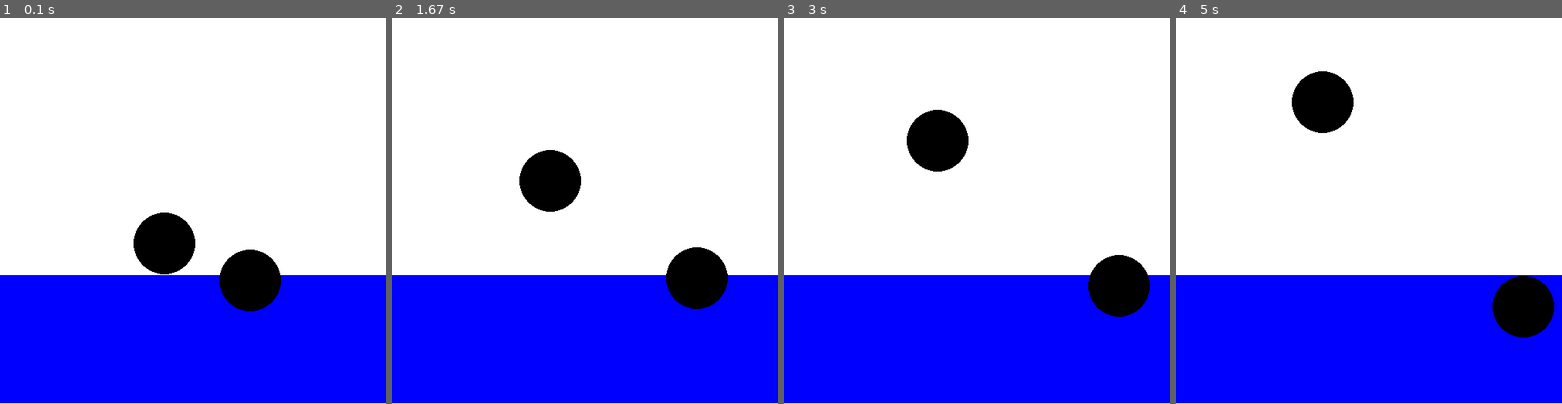
Above: before the commit, frames 1-4 (left to right).
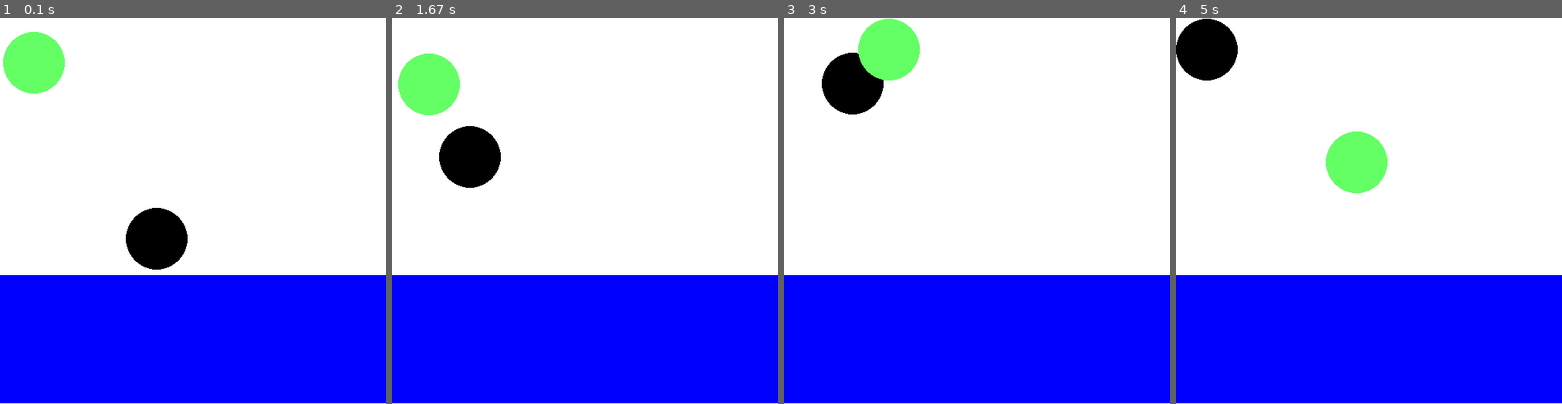
Above: after the commit, the same moments.

Repository: MatthewGoree/CEA_PhysicsBox
Game: pygame game, started from box.py
The game is run twice, just before and just after one commit, with the same random seed, the same clock (stepped at 60 frames per second) and the same inputs.
Inputs (mouse positions are in pixels of both pictures, inside the frame that each line leads up to):
- Up to frame 1 (0.1 s): no input
- Up to frame 2 (1.67 s): press the mouse at (492, 133) at 1.37 s; move the mouse to (469, 168) at 1.47 s; release the mouse at (446, 199) at 1.6 s
- Up to frame 3 (3 s): no input
- Up to frame 4 (5 s): no input

The runs differ from the first frame. In frame 1, 4.7% of the frame differs, in the area x 0-73%, y 3-76%; in frame 2, 8.0%, in the area x 1-87%, y 9-76%; in frame 3, 7.8%; in frame 4, 8.0%.

Commit message:
Add files via upload

Diff:
--- a/box.py
+++ b/box.py
@@ -1,6 +1,16 @@
 import pygame
 import math
 import random
+import numpy
+
+
+
+
+
+
+
+
+
 
 '''Taken and adapted from http://www.petercollingridge.co.uk/pygame-physics-simulation/'''
 
@@ -11,7 +21,7 @@
 drag_air = 0.9995                   #aero drag
 drag_water = 0.995                  #hydro drag
 elasticity = 0.75                   #bounce factor
-gravity = (math.pi, 0.002)          #pi is downward angle, 0.002 is estimated value of gravity in pygame
+gravity = (math.pi, 0.00)          #pi is downward angle, 0.002 is estimated value of gravity in pygame
 
 
 '''Function that compares the coordinates of a particle to the coordinates of the clicked mouse'''
@@ -61,6 +71,20 @@
         p1.y -= math.cos(angle)
         p2.x -= math.sin(angle)
         p2.y += math.cos(angle)
+
+
+def magnetizism(p1, p2):
+    dx = p1.x - p2.x
+    dy = p1.y - p2.y
+
+    dist = math.hypot(dx, dy)  # distance between 2 particles
+    #tangent = math.atan2(dy, dx)   #idk how this is actually the tangent but it is
+    angleTo = -math.atan((dx/dy))
+
+    p1.angle = angleTo
+    p1.speed = p2.magnetization
+
+
 
 
 class Particle:
@@ -122,7 +146,7 @@
 pygame.draw.rect(screen, (0,0,255), (height/2,width/2, 200, 200), 10)       #body of water
 pygame.display.set_caption('CEA Physics Box')
 
-number_of_particles = 2
+number_of_particles = 1
 my_particles = []
 
 for n in range(number_of_particles):
@@ -137,6 +161,16 @@
     my_particles.append(particle)
 
 selected_particle = None
+
+
+
+part2 = Particle(50, 50, 40)
+part2.color = (100,255,100)
+part2.magnetization = 2
+
+my_particles.append(part2)
+
+
 
 '''Infinite loop to keep the program open until the user exits'''
 running = True
@@ -174,6 +208,7 @@
         particle.bounce()
         for particle2 in my_particles[i+1:]:
             collide(particle, particle2)
+            magnetizism(particle, particle2)
         particle.display()
 
     pygame.display.flip()
